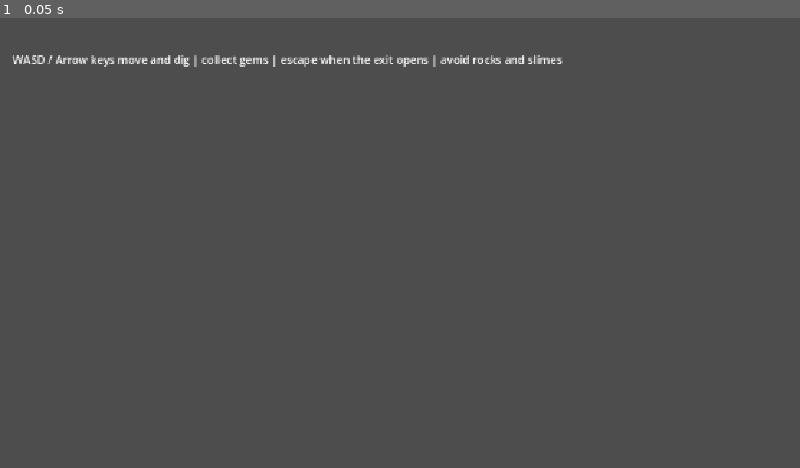
Above: before the commit, frame 1.
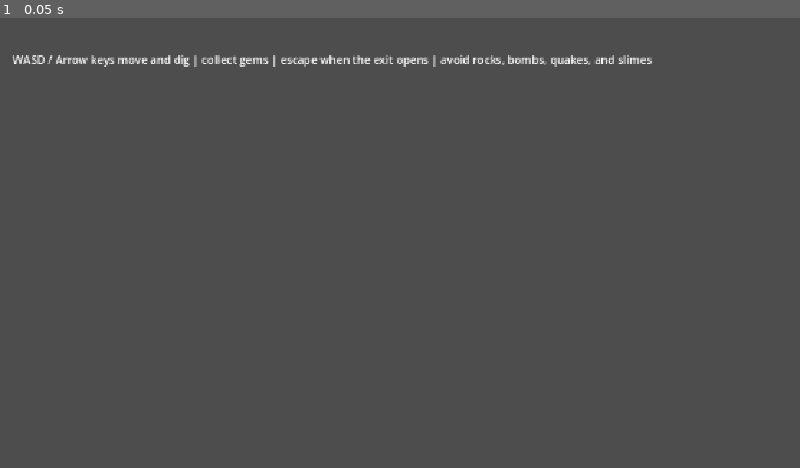
Above: after the commit, the same moment.

Repository: Cloukyo/chatimbored
Game: Godot game, scene res://scenes/LootAndLeave.tscn
Same seed, same stepped clock (60 frames per second), same inputs: the game is played once before the commit and once after it. This scene is started directly instead of the project's main scene.
Inputs:
- Up to frame 1 (0.05 s): no input

The runs differ from the first frame. In frame 1, 0.2% of the frame differs, in the area x 62-82%, y 8-11%.

Commit message:
feat: restore loot and leave cave hazards

Diff:
--- a/client-godot/scripts/LootAndLeave.gd
+++ b/client-godot/scripts/LootAndLeave.gd
@@ -16,6 +16,7 @@
 const GEM := 4
 const EXIT := 5
 const RUBY := 6
+const BOMB := 7
 
 var game: Dictionary = {}
 var held_direction := Vector2.ZERO
@@ -86,7 +87,7 @@
 	add_child(hud_label)
 
 	controls_label = Label.new()
-	controls_label.text = "WASD / Arrow keys move and dig | collect gems | escape when the exit opens | avoid rocks and slimes"
+	controls_label.text = "WASD / Arrow keys move and dig | collect gems | escape when the exit opens | avoid rocks, bombs, quakes, and slimes"
 	controls_label.offset_left = 18
 	controls_label.offset_top = 48
 	add_child(controls_label)
@@ -152,6 +153,7 @@
 		"loot_recover": "res://assets/sfx/gem_clink.wav",
 		"exit_unlocked": "res://assets/sfx/gem_clink.wav",
 		"rock_impact": "res://assets/sfx/rock_boom.wav",
+		"bomb_explode": "res://assets/sfx/rock_boom.wav",
 		"player_hit": "res://assets/sfx/rock_boom.wav",
 		"slime_hit": "res://assets/sfx/rock_boom.wav",
 		"earthquake": "res://assets/sfx/earthquake_warning.wav"
@@ -183,7 +185,7 @@
 						_draw_predicted_dig(rect, predicted_dig_tiles[_pos_key(x, y)])
 					else:
 						_draw_dirt(rect, x, y)
-				ROCK:
+				ROCK, BOMB:
 					_draw_empty(rect, x, y)
 				GEM:
 					_draw_gem(rect, Color(0.76, 0.90, 1.0), Color(0.30, 0.43, 0.80))
@@ -239,12 +241,27 @@
 	var tiles: Array = cave.get("tiles", [])
 	for y in range(height):
 		for x in range(width):
-			if int(tiles[y * width + x]) != ROCK:
+			var tile := int(tiles[y * width + x])
+			if tile != ROCK and tile != BOMB:
 				continue
 			var key := "rock_%s" % _pos_key(x, y)
 			var center := _smoothed_tile_center(origin, scale, key, float(x), float(y), 0.68)
 			var rect := Rect2(center - Vector2(TILE_SIZE, TILE_SIZE) * scale * 0.5, Vector2(TILE_SIZE, TILE_SIZE) * scale)
-			_draw_rock(rect, state)
+			if tile == BOMB:
+				_draw_bomb(rect, state)
+			else:
+				_draw_rock(rect, state)
+
+func _draw_bomb(rect: Rect2, state: Dictionary) -> void:
+	var center := rect.get_center()
+	if int(state.get("tick", 0)) % 8 < 3:
+		draw_circle(center, rect.size.x * 0.48, Color(1.0, 0.24, 0.12, 0.12))
+	draw_circle(center, rect.size.x * 0.34, Color(0.08, 0.08, 0.085))
+	draw_circle(center + Vector2(-0.10, -0.12) * rect.size, rect.size.x * 0.12, Color(0.18, 0.18, 0.19, 0.85))
+	draw_arc(center, rect.size.x * 0.34, 0.0, TAU, 18, Color(0.34, 0.30, 0.26), 2.0)
+	draw_rect(Rect2(center + Vector2(0.06, -0.46) * rect.size, Vector2(0.16, 0.16) * rect.size), Color(0.42, 0.30, 0.17))
+	draw_line(center + Vector2(0.18, -0.42) * rect.size, center + Vector2(0.34, -0.58) * rect.size, Color(0.87, 0.54, 0.18), 2.0)
+	draw_circle(center + Vector2(0.38, -0.62) * rect.size, rect.size.x * 0.06, Color(1.0, 0.78, 0.28))
 
 func _draw_predicted_dig(rect: Rect2, dig: Dictionary) -> void:
 	var life := float(dig.get("life", 0.0))
@@ -317,6 +334,11 @@
 				draw_rect(Rect2(pos - Vector2(12, 12) * scale, Vector2(24, 24) * scale), Color(1.0, 0.18, 0.08, 0.36 * alpha), false, 2.0)
 			"player_hit", "slime_hit":
 				draw_circle(pos, (18.0 + t * 15.0) * scale, Color(1.0, 0.08, 0.04, 0.32 * alpha))
+			"bomb_explode":
+				draw_circle(pos, (22.0 + t * 28.0) * scale, Color(1.0, 0.28, 0.06, 0.44 * alpha))
+				draw_circle(pos, (9.0 + t * 18.0) * scale, Color(1.0, 0.86, 0.28, 0.35 * alpha))
+			"earthquake":
+				draw_rect(Rect2(pos - Vector2(18, 18) * scale, Vector2(36, 36) * scale), Color(0.70, 0.48, 0.22, 0.28 * alpha), false, 3.0)
 			"rock_impact", "loot_drop":
 				draw_circle(pos, (12.0 + t * 20.0) * scale, Color(0.64, 0.57, 0.45, 0.35 * alpha))
 
@@ -497,7 +519,7 @@
 		if int(slime.get("x", -1)) == x and int(slime.get("y", -1)) == y:
 			return false
 	var tile := _tile_at(state, x, y)
-	return tile != WALL and tile != ROCK
+	return tile != WALL and tile != ROCK and tile != BOMB
 
 func _tile_at(state: Dictionary, x: int, y: int) -> int:
 	var cave: Dictionary = state.get("cave", {})
@@ -535,7 +557,9 @@
 			winner_name = player.get("displayName", "Winner")
 	winner_label.text = "%s wins!" % winner_name
 	var winner_state := _player_by_id(next_game.get("lootAndLeave", {}), winner_id)
-	winner_detail_label.text = "Banked cash: $%s" % winner_state.get("bankedCash", 0)
+	var final_cash := int(winner_state.get("bankedCash", 0)) + int(winner_state.get("carriedCash", 0))
+	var reason := str(next_game.get("lootAndLeave", {}).get("lastEvent", {}).get("message", "Expedition over."))
+	winner_detail_label.text = "%s\nFinal cash: $%s" % [reason, final_cash]
 	winner_panel.visible = true
 	return_button.visible = NetworkManager.room.host_id == NetworkManager.player_id
 
@@ -562,7 +586,7 @@
 		"y": int(event.get("y", 0)),
 		"life": EFFECT_SECONDS
 	})
-	if ["player_hit", "slime_hit", "rock_impact"].has(str(event.get("type", ""))):
+	if ["player_hit", "slime_hit", "rock_impact", "bomb_explode", "earthquake"].has(str(event.get("type", ""))):
 		shake_timer = EFFECT_SECONDS
 	_play_event_sound(str(event.get("type", "")), str(event.get("message", "")))
 
@@ -682,7 +706,8 @@
 	var tiles: Array = cave.get("tiles", [])
 	for y in range(height):
 		for x in range(width):
-			if int(tiles[y * width + x]) == ROCK:
+			var tile := int(tiles[y * width + x])
+			if tile == ROCK or tile == BOMB:
 				rocks[_pos_key(x, y)] = Vector2(float(x), float(y))
 	return rocks
 
Not shown, changed: client-godot/builds/web/index.html
Not shown, changed: client-godot/builds/web/index.pck
Not shown, changed: server/src/minigames/LootAndLeave.test.ts
Not shown, changed: server/src/minigames/LootAndLeave.ts
Not shown, changed: shared/constants/platform.ts
Not shown, changed: shared/message-types/protocol.ts
